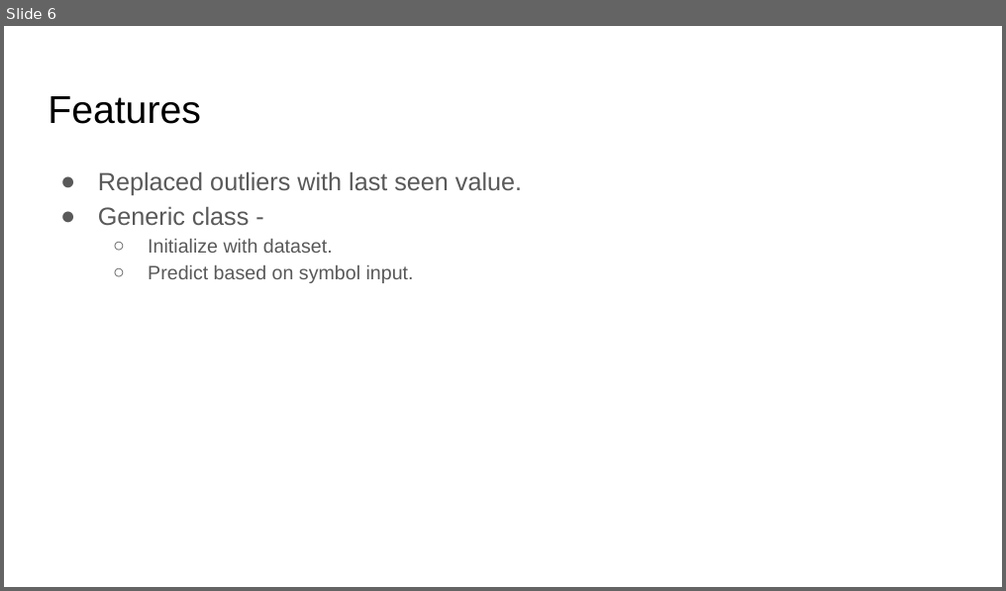
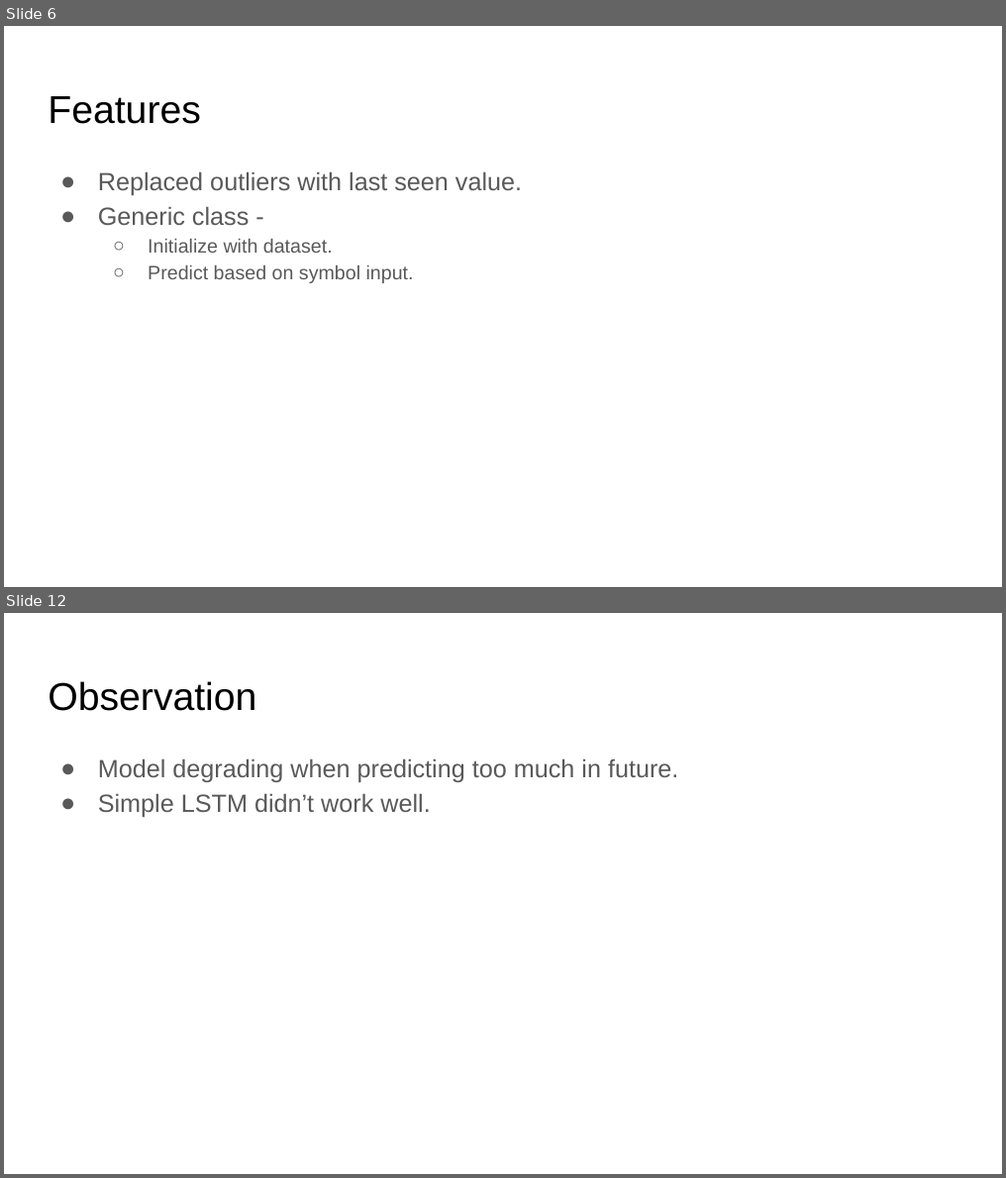
Before and after one commit to jaysetty/challenge1, a slide deck: Stock Price Prediction.pptx. Shown one above the other, each under a label of ours: slide 6 before the commit, slides 6 and 12 after it; the slides between them are not shown. The pictures are 1006x591 and 1006x1178 pixels, drawn with LibreOffice and Linux fonts; fonts in the diff are those of the drawing. Boxes give left, top, right and bottom in pixels: in the first picture for what was removed or moved away, otherwise in the second. Text is boxed around its words. In the diff, an @@ line names an element or a change of style, - is before the commit and + after.

Commit message:
Simple LSTM model added

```diff
--- a/Stock Price Prediction.pptx
+++ b/Stock Price Prediction.pptx
@@ slide 12 added at [4,613,1002,1174], background #FFFFFF @@
@@ title added at [48,681,256,711], 28 pt, text #000000 @@
+Observation
@@ text added at [98,759,678,817], 18 pt, text #595959 @@
+● Model degrading when predicting too much in future.
+● Simple LSTM didn’t work well.
```
Also in this commit, not shown: 4 slides changed, 2 other slides added, 2 slides removed, 2 other files.
